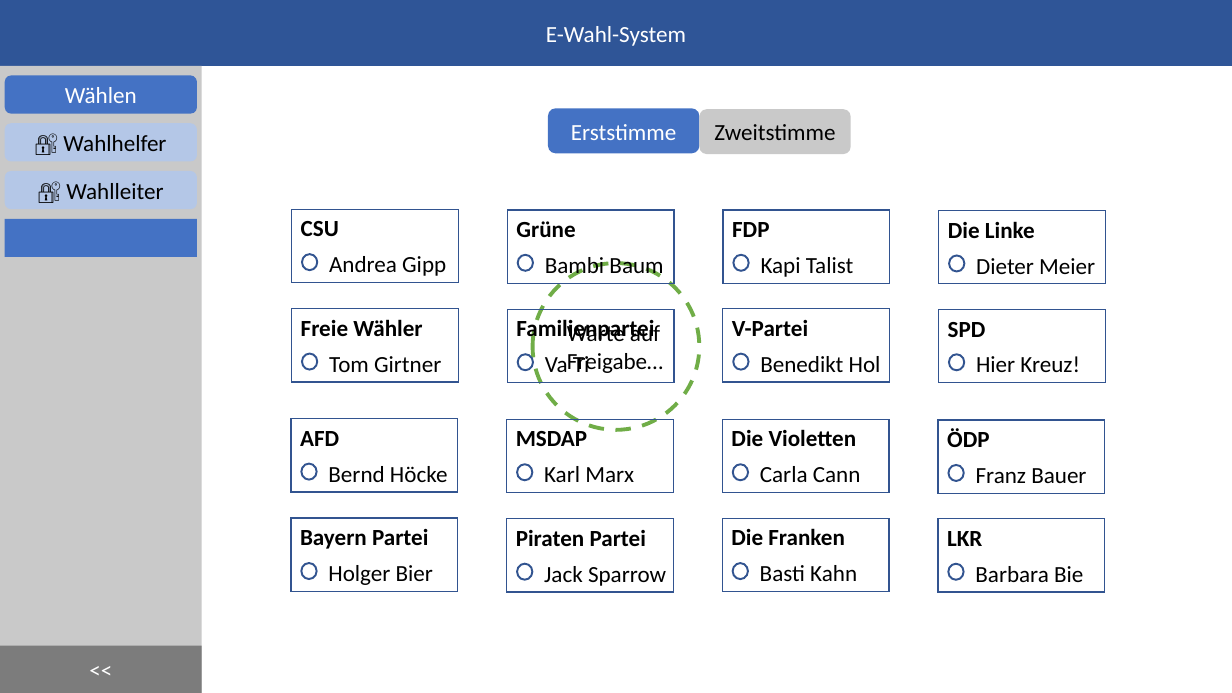
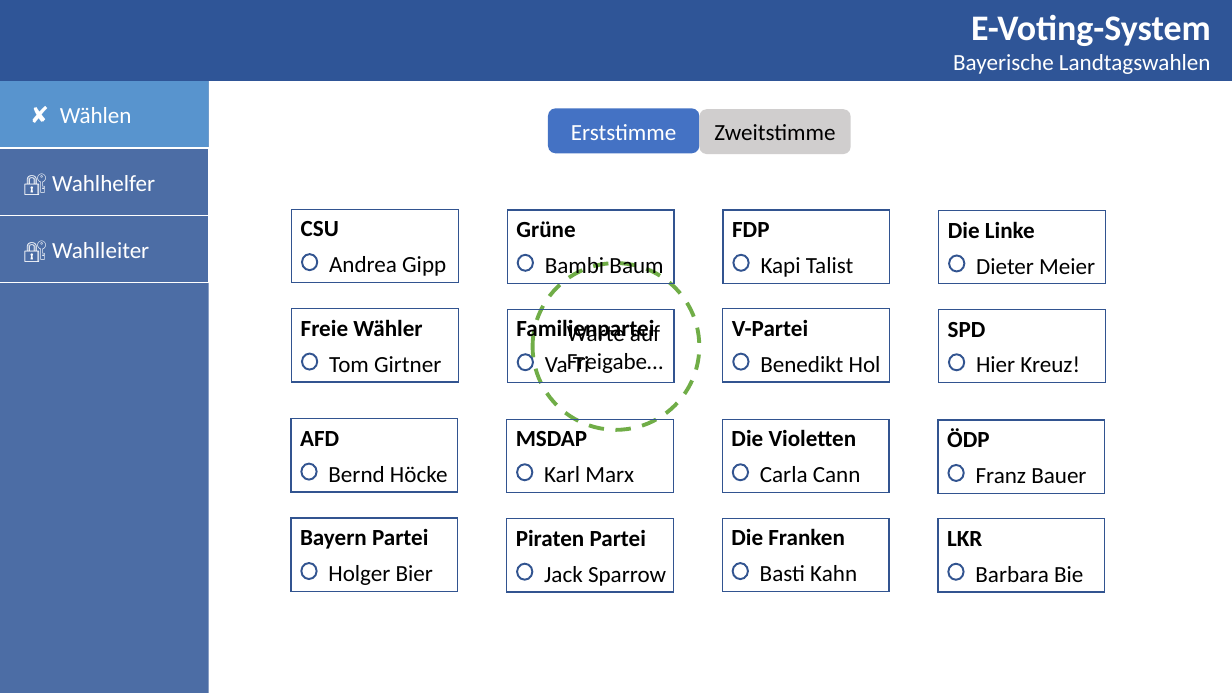
Before and after one commit to DominikHorn/wise2019-dbsystems-project, a slide deck: slide 2 of specification/Mock.pptx (slide 5 before the commit). Drawn at 1232x693 pixels with LibreOffice and Linux fonts; fonts in the diff are those of the drawing. Boxes give left, top, right and bottom in pixels: in the first picture for what was removed or moved away, otherwise in the second. Text is boxed around its words. In the diff, an @@ line names an element or a change of style, - is before the commit and + after.

```diff
--- a/specification/Mock.pptx
+++ b/specification/Mock.pptx
@@ rectangle resized from (x1=0, y1=66, x2=201, y2=693) to (x1=0, y1=0, x2=209, y2=693) @@
@@ rectangle at (x1=0, y1=0, x2=209, y2=693): fill #C9C9C9 to #2F5597 at 86% opacity @@
@@ rectangle removed at (x1=0, y1=0, x2=1232, y2=66) @@
-E-Wahl-System
@@ rectangle added at (x1=0, y1=0, x2=1232, y2=81), fill #2F5597 @@
@@ text added at (x1=953, y1=15, x2=1211, y2=74), 18 pt, text #FFFFFF @@
+E-Voting-System
+Bayerische Landtagswahlen
@@ rectangle "✘ Wählen" resized from (x1=5, y1=76, x2=197, y2=114) to (x1=0, y1=81, x2=209, y2=149) @@
@@ rectangle "✘ Wählen" at (x1=0, y1=81, x2=209, y2=149): rounded rectangle to rectangle; fill #4472C4 to #5B9BD5 at 86% opacity @@
@@ text in rectangle at (x1=60, y1=107, x2=132, y2=123): text changed @@
-Wählen
+✘ Wählen
@@ rectangle "🔐 Wahlhelfer" resized from (x1=5, y1=123, x2=197, y2=161) to (x1=0, y1=148, x2=209, y2=215) @@
@@ rectangle "🔐 Wahlhelfer" at (x1=0, y1=148, x2=209, y2=215): text colour #000000 to #FFFFFF; alignment centre to left; rounded rectangle to rectangle; fill #B4C7E7 to #4C6DA6 at 86% opacity; outline none to #FFFFFF 1 pt @@
@@ rectangle "🔐 Wahlleiter" at (x1=0, y1=215, x2=209, y2=283): text colour #000000 to #FFFFFF; alignment centre to left; rounded rectangle to rectangle; fill #B4C7E7 to #4C6DA6 at 86% opacity; outline none to #FFFFFF 1 pt @@
@@ rectangle "🔐 Wahlleiter" resized from (x1=5, y1=171, x2=197, y2=209) to (x1=0, y1=215, x2=209, y2=283) @@
@@ rectangle removed at (x1=5, y1=219, x2=197, y2=257) @@
@@ rectangle removed at (x1=0, y1=646, x2=201, y2=693) @@
-<<
```
Also in this commit, not shown: 4 slides added.
